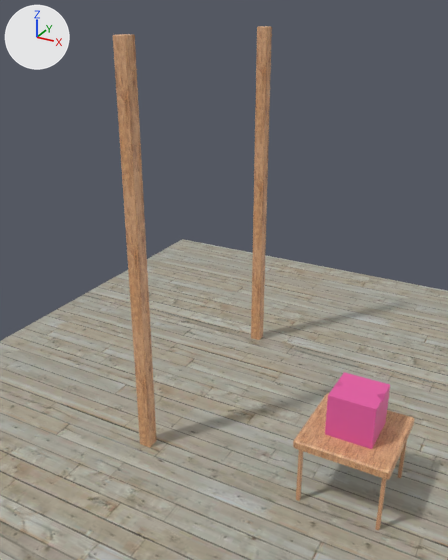
Two versions of the glTF model static/model-03/model-03.glb, one commit apart.
Both versions are drawn from a camera (50 mm lens) standing at (1.93, -7.54, 6.81) and looking at (-2.3, 0.15, 2.96). Lighting does not change. The marker at upper left points along +X, +Y and +Z. Where no turn or scale is listed for an object, it has been applied to the vertices.

Objects in the first picture: 'Cube', 'Floor', 'Leg.001', 'Leg.002', 'Leg.003', 'Pole', 'Pole.001', 'Tabletop'.
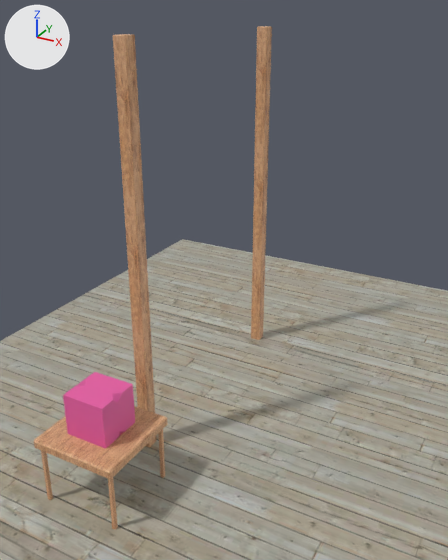
Changed parts and their boxes (x1, y1, x2, y2) in the pictures (448 x 560 px):
'Tabletop', moved
    before: (293, 393, 414, 480)
    after: (34, 406, 168, 479)
'Cube', moved
    before: (325, 372, 390, 449)
    after: (63, 372, 135, 449)
'Leg.002', moved
    before: (375, 478, 386, 530)
    after: (108, 478, 118, 530)
'Leg.001', moved
    before: (296, 450, 303, 501)
    after: (41, 451, 53, 500)
'Leg.003', moved
    before: (398, 441, 407, 478)
    after: (158, 429, 165, 478)

The change, as a list of edits to the scene's bpy script:
```text
Change ob_tabletop:
    ob_tabletop.location: (0.0, 0.0, 1.05) -> (-3.29, -1.79, 1.05)
Change ob_cube:
    ob_cube.location: (0.0, 0.0, 1.44) -> (-3.29, -1.79, 1.44)
Change ob_leg_002:
    ob_leg_002.location: (0.62, -0.61, 0.98) -> (-2.67, -2.4, 0.98)
Change ob_leg_003:
    ob_leg_003.location: (0.62, 0.61, 0.98) -> (-2.67, -1.18, 0.98)
Change ob_leg_001:
    ob_leg_001.location: (-0.6, -0.62, 0.98) -> (-3.88, -2.41, 0.98)
```
